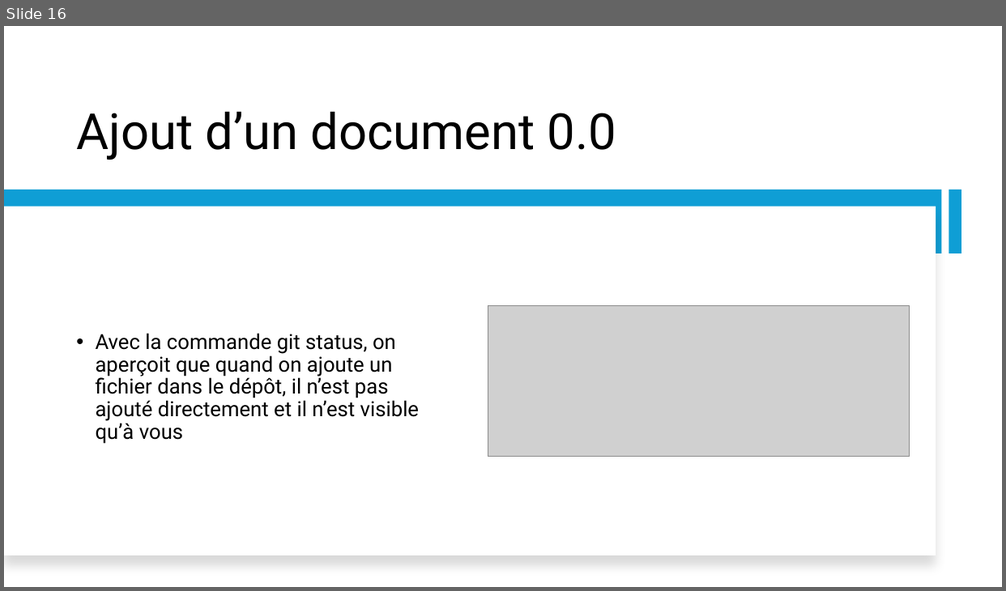
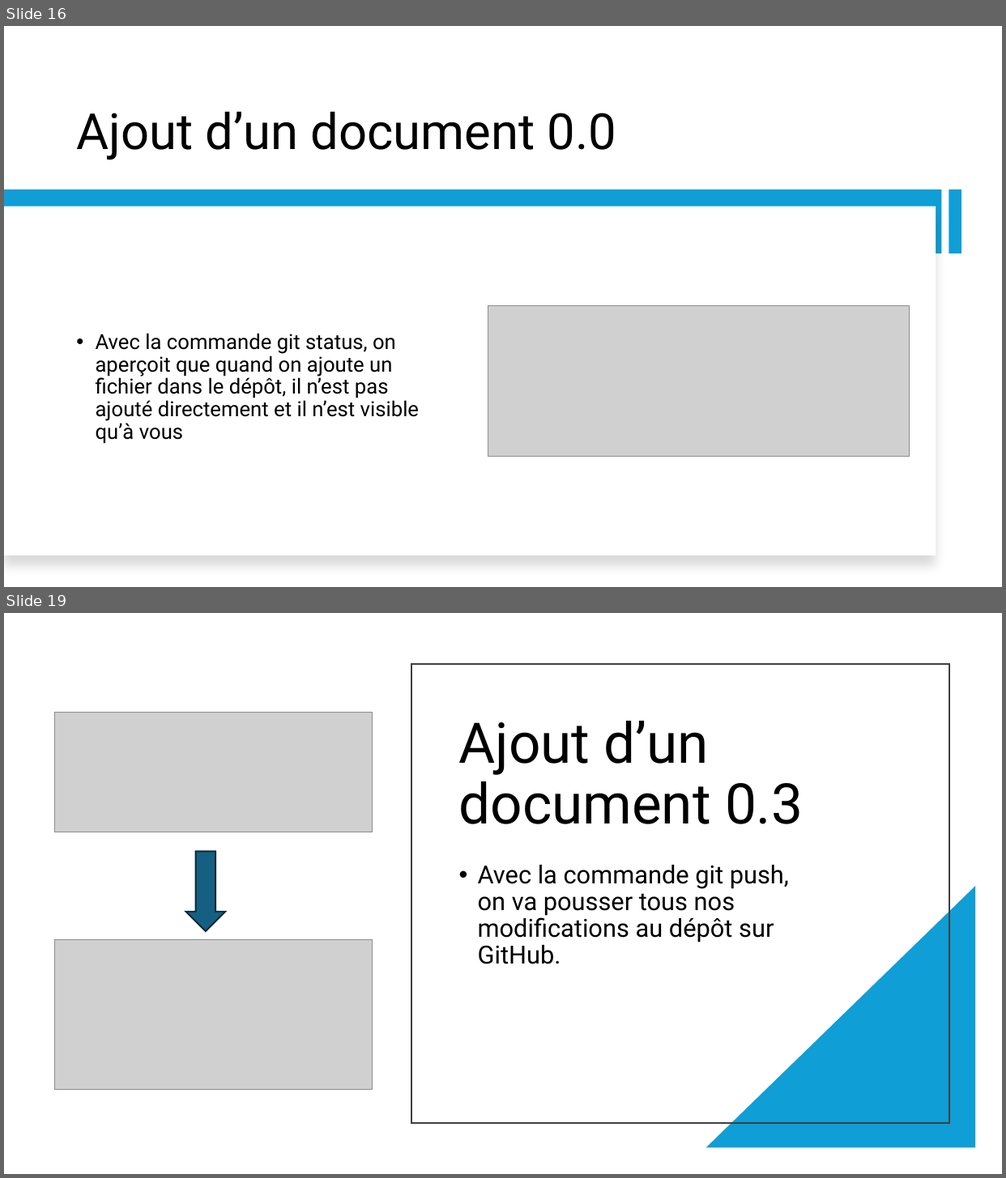
Before and after one commit to HugoSiriphong/TPSecurity, a slide deck: TP PROJET SCRUMDevSecOps.pptx. Shown one above the other, each under a label of ours: slide 16 before the commit, slides 16 and 19 after it; the slides between them are not shown. The pictures are 1006x591 and 1006x1178 pixels, drawn with LibreOffice and Linux fonts; fonts in the diff are those of the drawing; grey boxes stand for pictures. Boxes give left, top, right and bottom in pixels: in the first picture for what was removed or moved away, otherwise in the second. Text is boxed around its words. In the diff, an @@ line names an element or a change of style, - is before the commit and + after.

Commit message:
Ajout information

```diff
--- a/TP PROJET SCRUMDevSecOps.pptx
+++ b/TP PROJET SCRUMDevSecOps.pptx
@@ slide 19 added at [4, 613, 1002, 1174], background #FFFFFF @@
@@ rectangle added at [411, 664, 949, 1122], outline #404040 1.5 pt @@
@@ picture added at [55, 713, 373, 833] @@
@@ title added at [459, 721, 803, 824], 54 pt, text #000000 @@
+Ajout d’un document 0.3
@@ down arrow added at [186, 852, 226, 932], fill #156082, outline #092A39 1.5 pt @@
@@ text added at [478, 865, 789, 965], 24 pt, text #000000 @@
+• Avec la commande git push, on va pousser tous nos modifications au dépôt sur GitHub.
@@ right triangle added at [706, 886, 976, 1148], fill #0F9ED5 @@
@@ picture added at [55, 939, 373, 1090] @@
```
Also in this commit, not shown: 1 slide changed, 5 other slides added.
